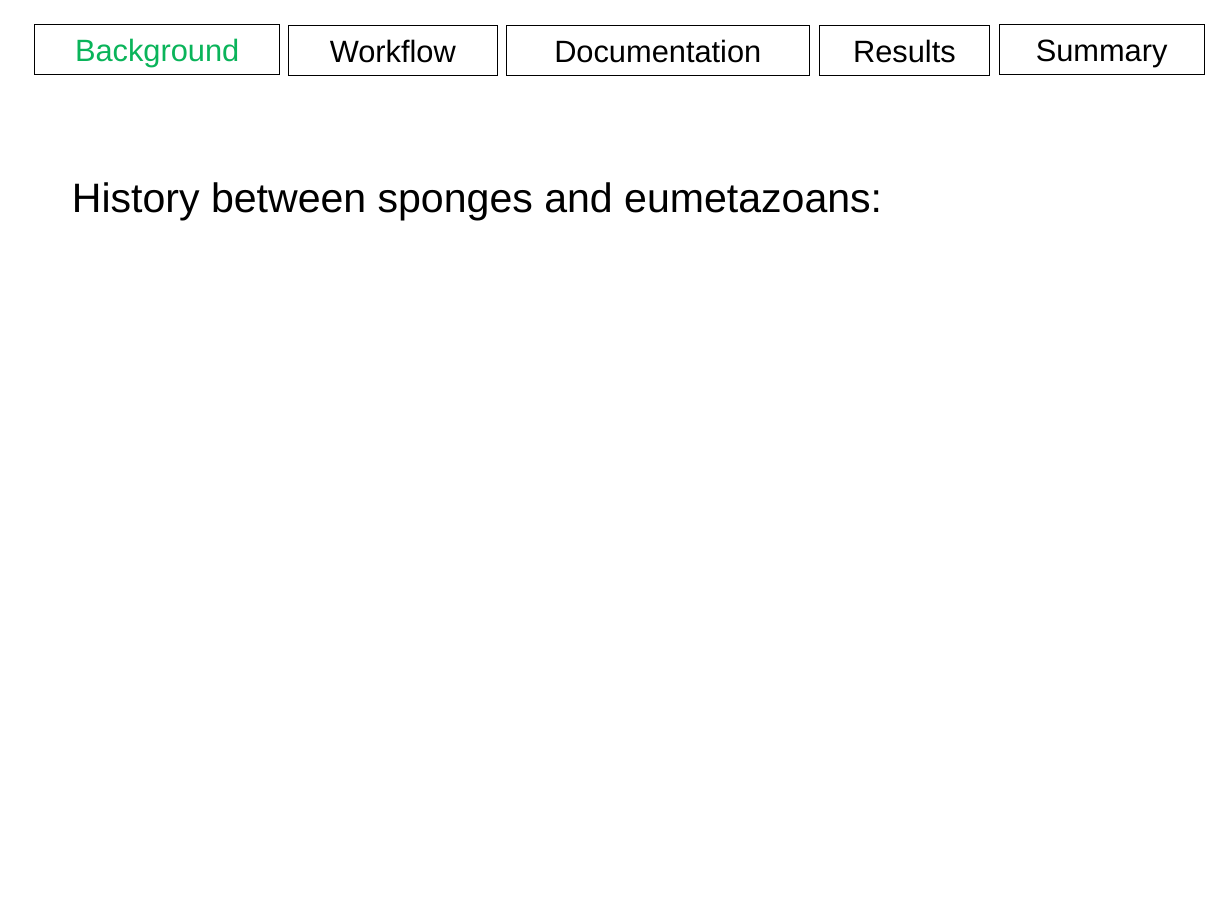
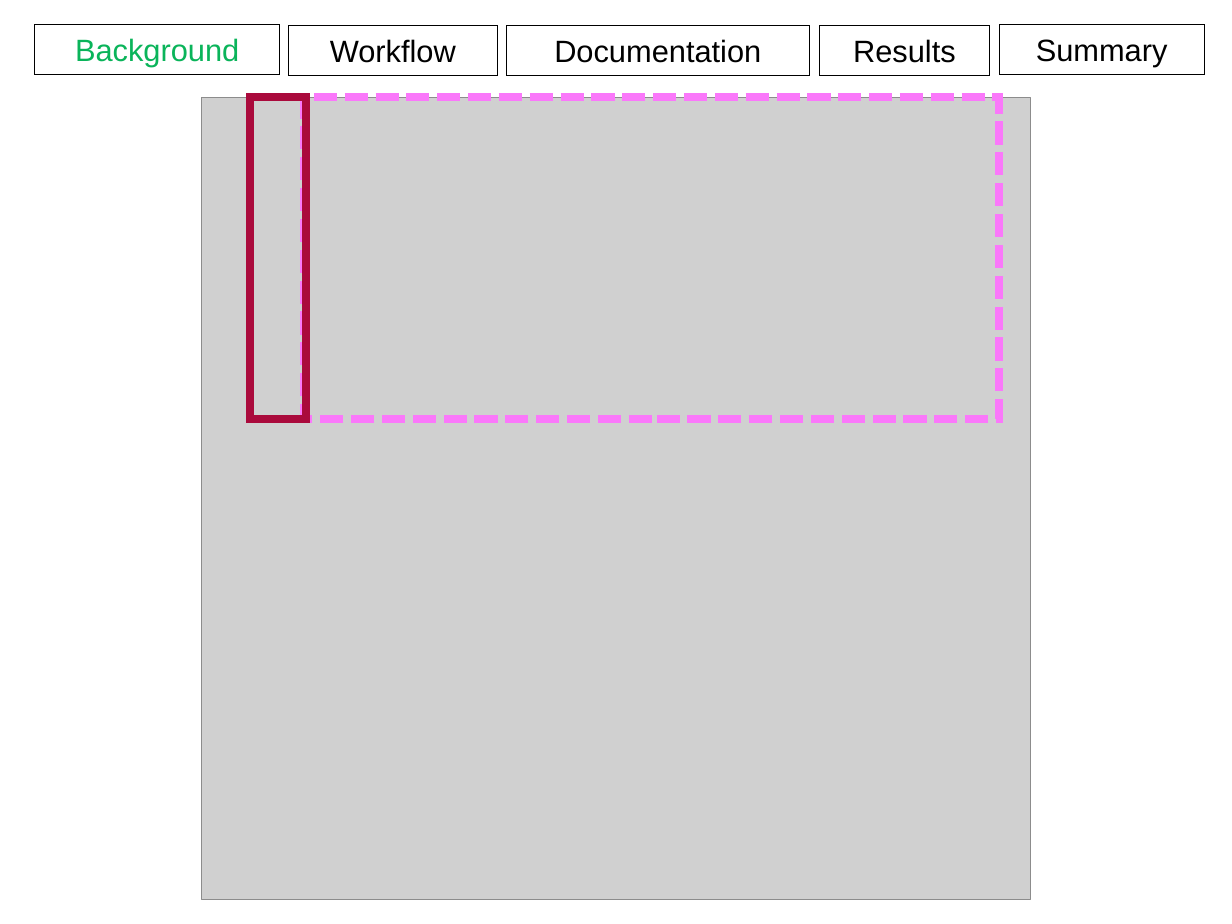
Before and after one commit to aweeger/BCB546X_FinalGroup, a slide deck: slide 8 of Presentation.pptx. Drawn at 1232x924 pixels with LibreOffice and Linux fonts; fonts in the diff are those of the drawing; grey boxes stand for pictures. Boxes give left, top, right and bottom in pixels: in the first picture for what was removed or moved away, otherwise in the second. Text is boxed around its words. In the diff, an @@ line names an element or a change of style, - is before the commit and + after.

Commit message:
EG update ppt

```diff
--- a/Presentation.pptx
+++ b/Presentation.pptx
@@ picture added at [202, 97, 1031, 899] @@
@@ rectangle added at [250, 97, 306, 419], outline #AA0A3C 4.5 pt @@
@@ rectangle added at [304, 97, 999, 419], outline #FA78FA 4.5 pt dashed @@
@@ text removed at [72, 182, 882, 220] @@
-History between sponges and eumetazoans:
```
Also in this commit, not shown: 18 other slides changed, 2 slides removed, 1 other file.
